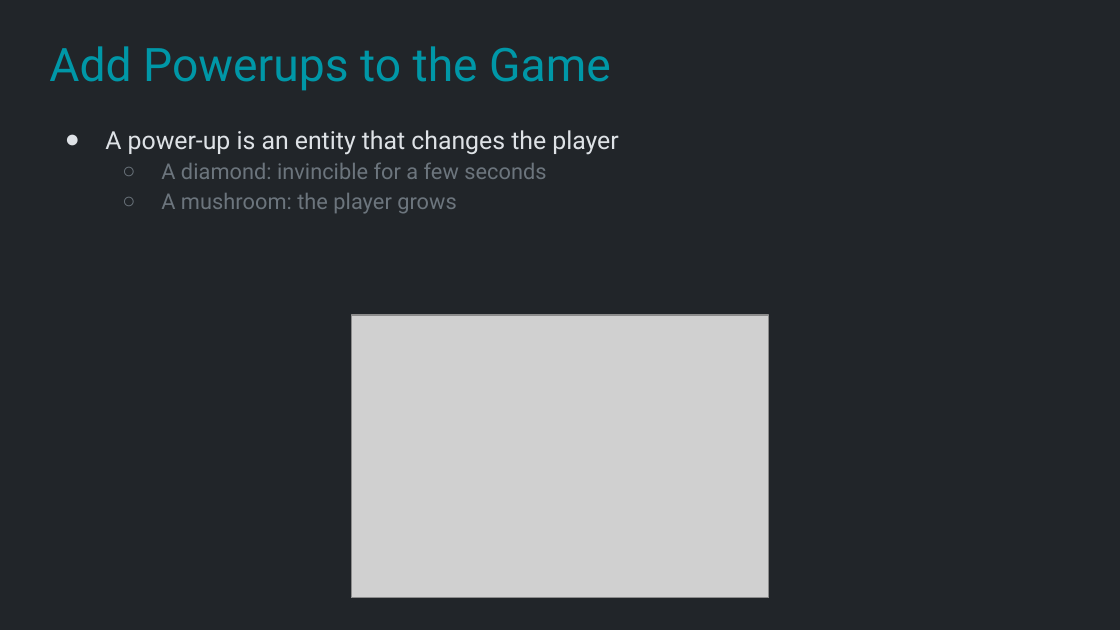
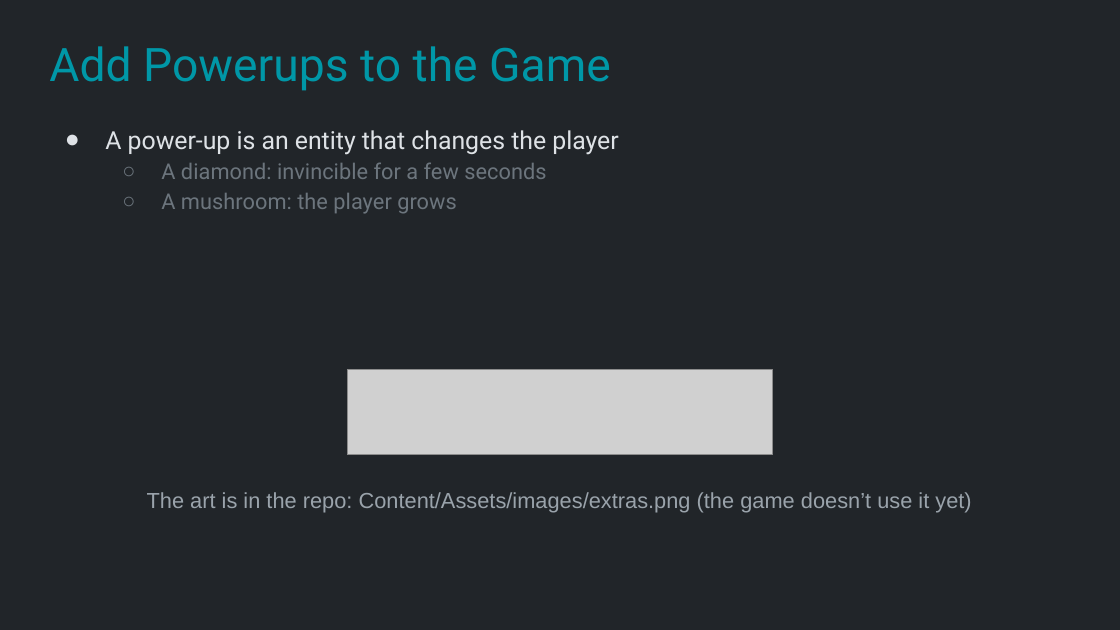
Before and after one commit to Metamate/gar, a slide deck: slide 41 of slides/06 Super Mario Bros.pptx. Drawn at 1120x630 pixels with LibreOffice and Linux fonts; fonts in the diff are those of the drawing; grey boxes stand for pictures. Boxes give left, top, right and bottom in pixels: in the first picture for what was removed or moved away, otherwise in the second. Text is boxed around its words. In the diff, an @@ line names an element or a change of style, - is before the commit and + after.

```diff
--- a/slides/06 Super Mario Bros.pptx
+++ b/slides/06 Super Mario Bros.pptx
@@ picture removed at bbox=[352, 315, 769, 598] @@
@@ picture added at bbox=[347, 370, 773, 455] @@
@@ text added at bbox=[147, 492, 971, 513], 14 pt, text #9AA3AB @@
+The art is in the repo: Content/Assets/images/extras.png (the game doesn’t use it yet)
```
Also in this commit, not shown: 1 slide removed, 5 other files.
